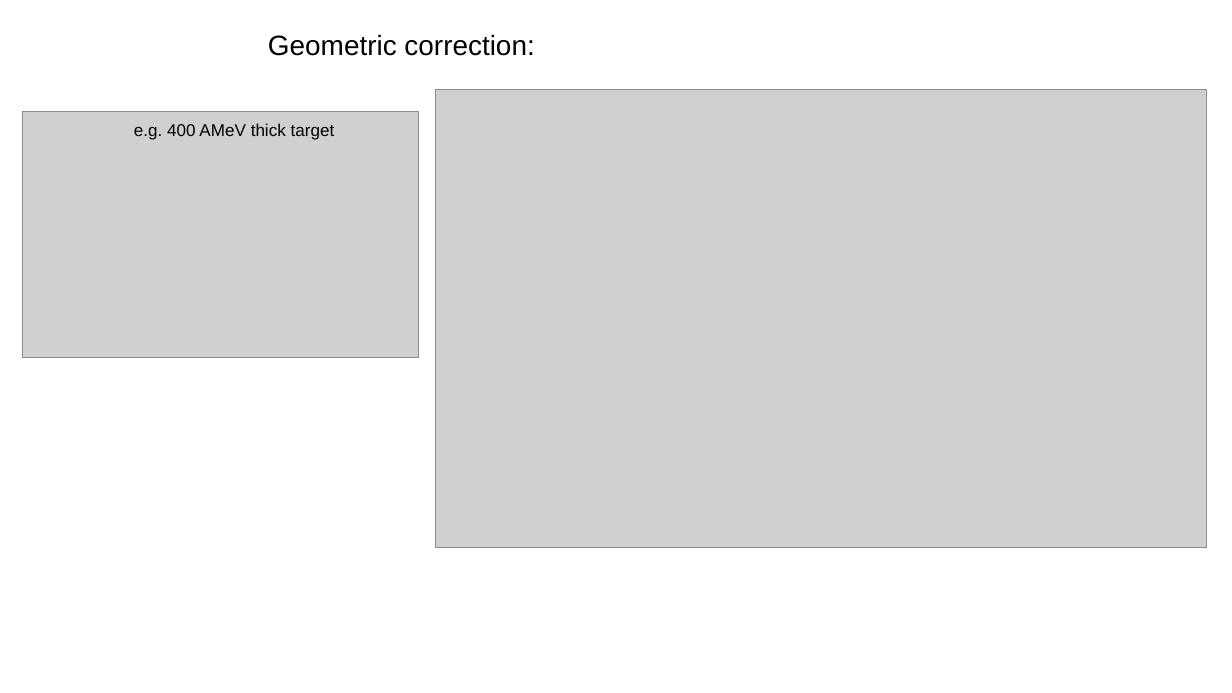
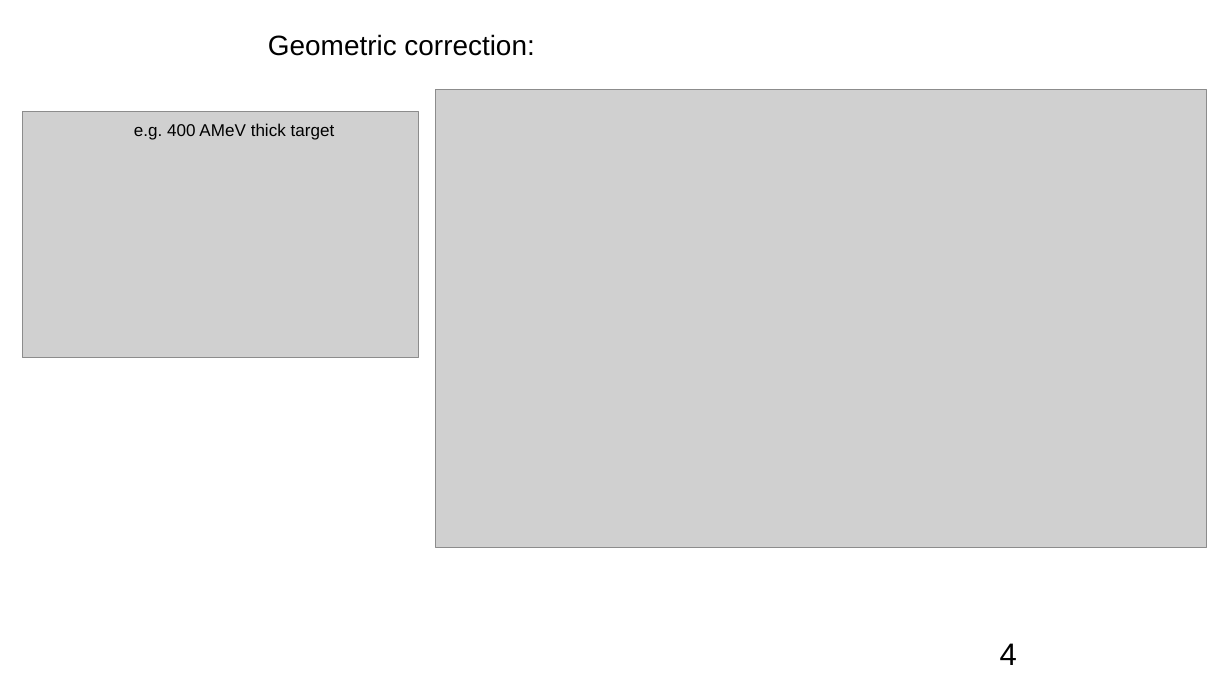
Before and after one commit to jenegger/r3bweek24_gsi, a slide deck: slide 4 of cross_sec_numbers.odp (slide 3 before the commit). Drawn at 1232x693 pixels with LibreOffice and Linux fonts; fonts in the diff are those of the drawing; grey boxes stand for pictures. Boxes give left, top, right and bottom in pixels: in the first picture for what was removed or moved away, otherwise in the second. Text is boxed around its words. In the diff, an @@ line names an element or a change of style, - is before the commit and + after.

```diff
--- a/cross_sec_numbers.odp
+++ b/cross_sec_numbers.odp
@@ page number added at <box>1000,643,1017,665</box>, 20 pt, text #000000 @@
+4
```
Also in this commit, not shown: 1 other slide changed, 4 slides added, 1 slide removed, 10 other files.
